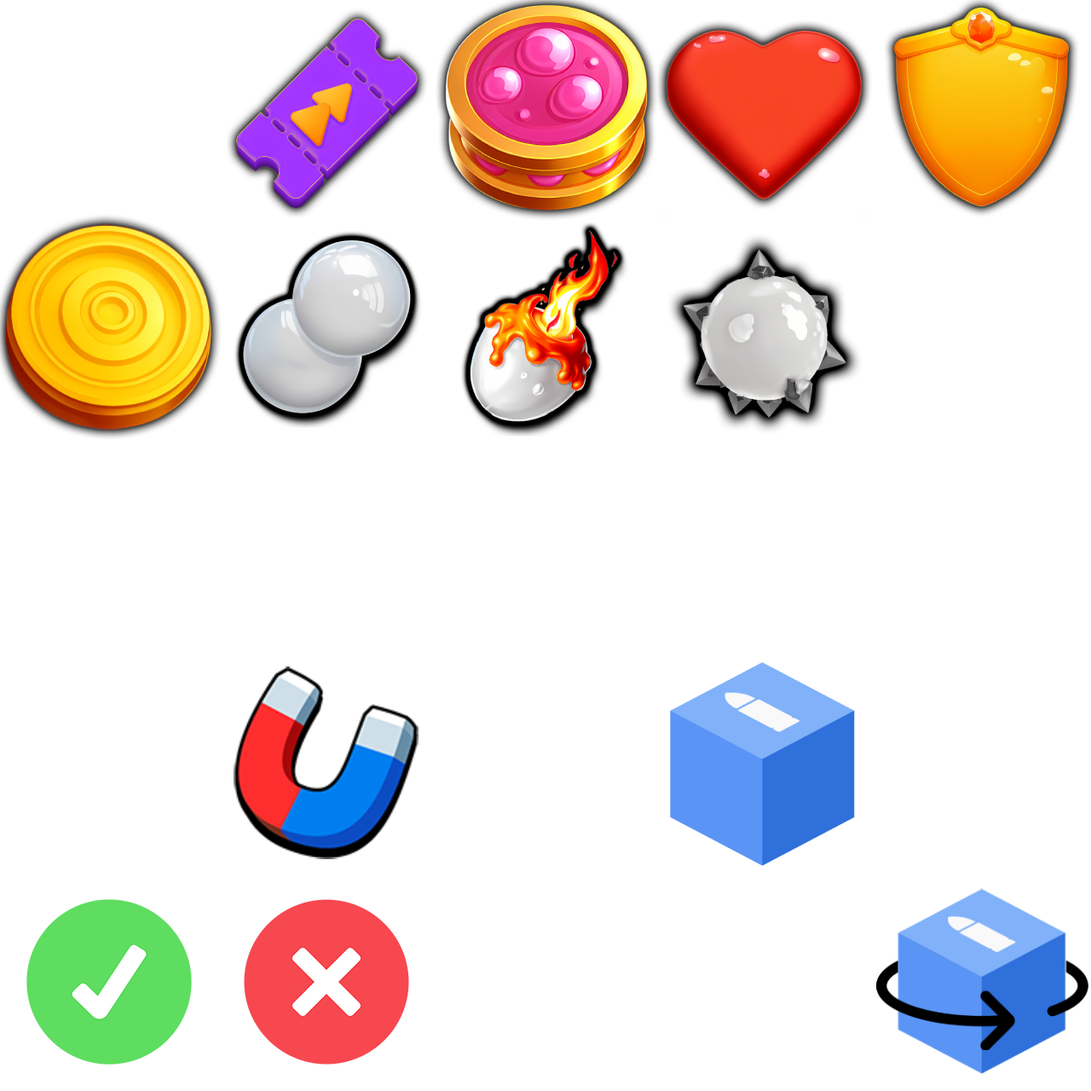
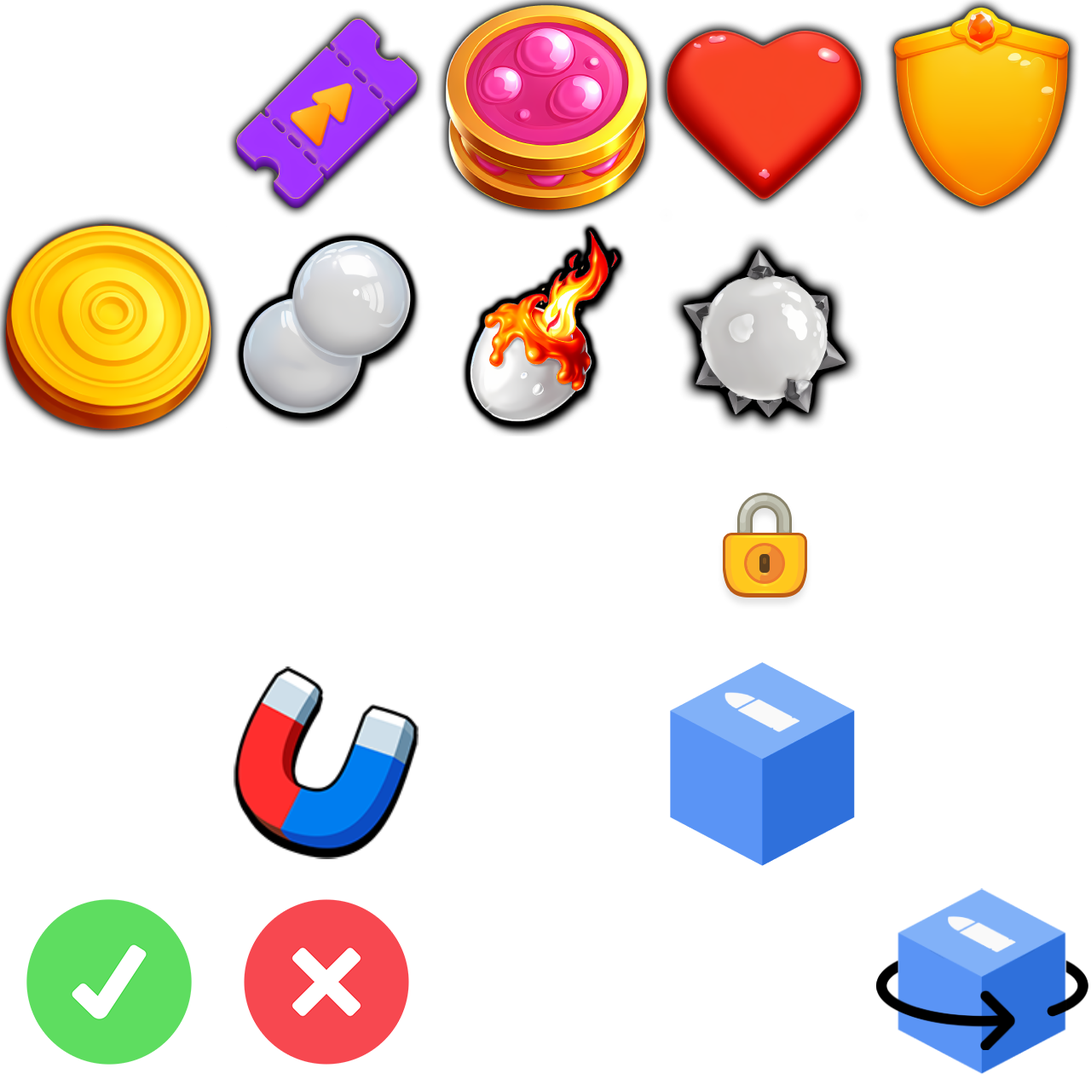
Two versions of the same layered image (1091 × 1091). Layer-by-layer changes:
added layer "icon_lock" above "Icons" over [719, 492, 811, 608]
hid "Shape 6 copy 17" over [719, 492, 811, 605]
